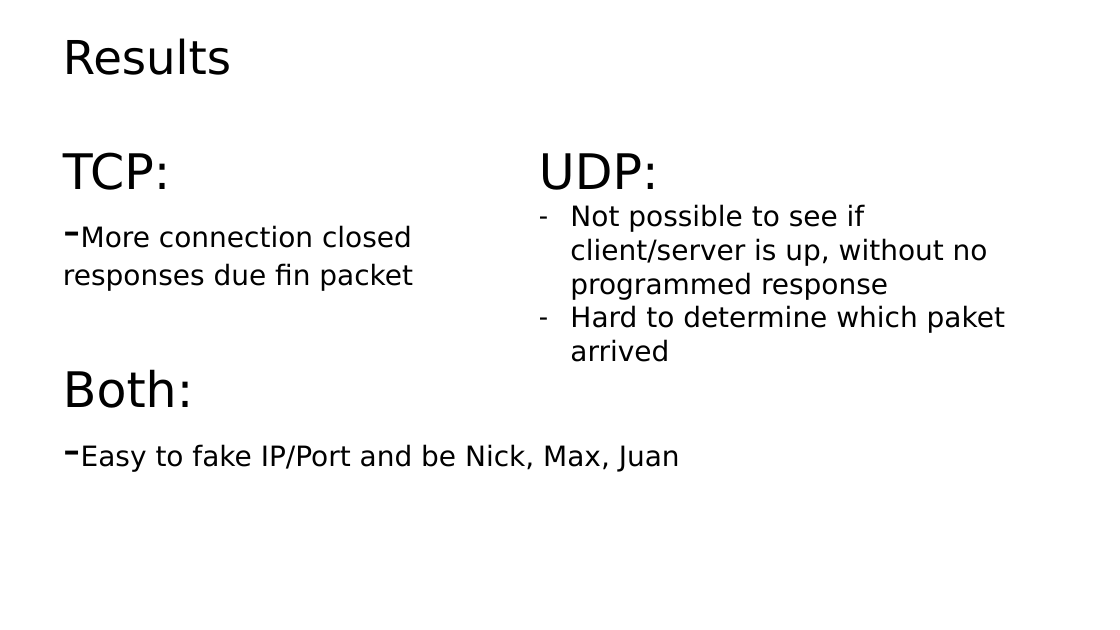
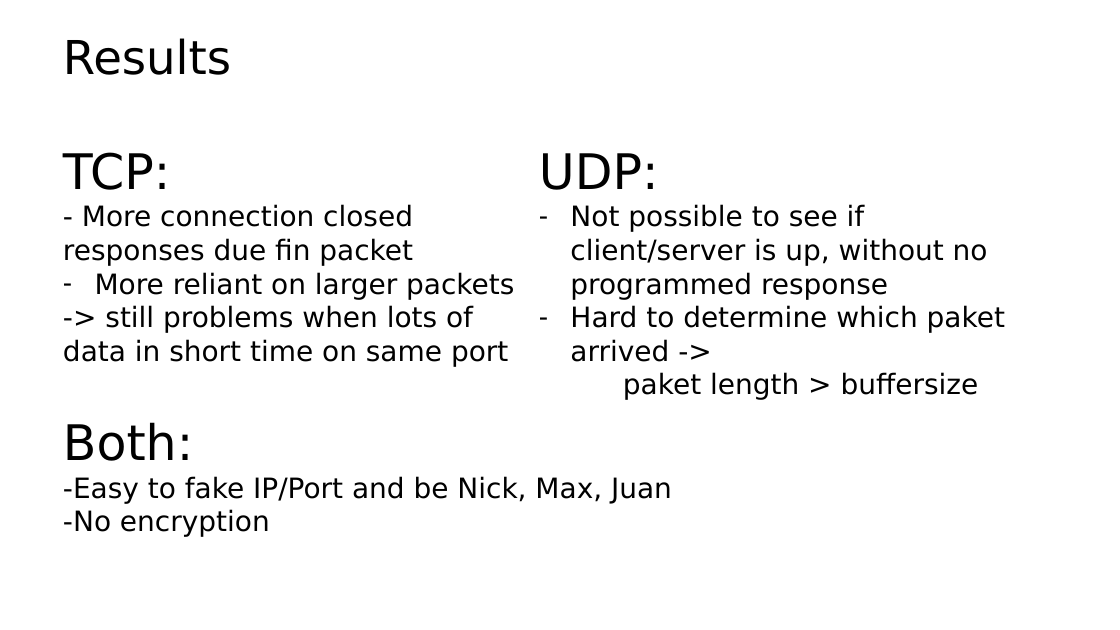
Before and after one commit to nconrad841/ConfiguracionDeServicios, a slide deck: slide 10 of Presentacion_2022_07_14.pptx. Drawn at 1120x630 pixels with LibreOffice and Linux fonts; fonts in the diff are those of the drawing; background and template pictures are left out. Boxes give left, top, right and bottom in pixels: in the first picture for what was removed or moved away, otherwise in the second. Text is boxed around its words. In the diff, an @@ line names an element or a change of style, - is before the commit and + after.

```diff
--- a/Presentacion_2022_07_14.pptx
+++ b/Presentacion_2022_07_14.pptx
@@ subtitle at box(63, 204, 514, 367): text changed @@
--More connection closed responses due fin packet
+- More connection closed responses due fin packet
+– More reliant on larger packets
+-> still problems when lots of data in short time on same port
@@ text at box(570, 305, 1005, 400): text changed @@
-– Hard to determine which paket arrived
+– Hard to determine which paket arrived ->
+paket length > buffersize
@@ text "Both:": place and size @@
-text "Both:" at box(63, 369, 680, 472)
+text "Both:" at box(63, 422, 672, 537)
@@ text at box(63, 476, 672, 504): size 42 to 24 pt in "-Easy" @@
@@ text at box(63, 509, 270, 537): paragraph added @@
+-No encryption
```
Also in this commit, not shown: 11 other files.
